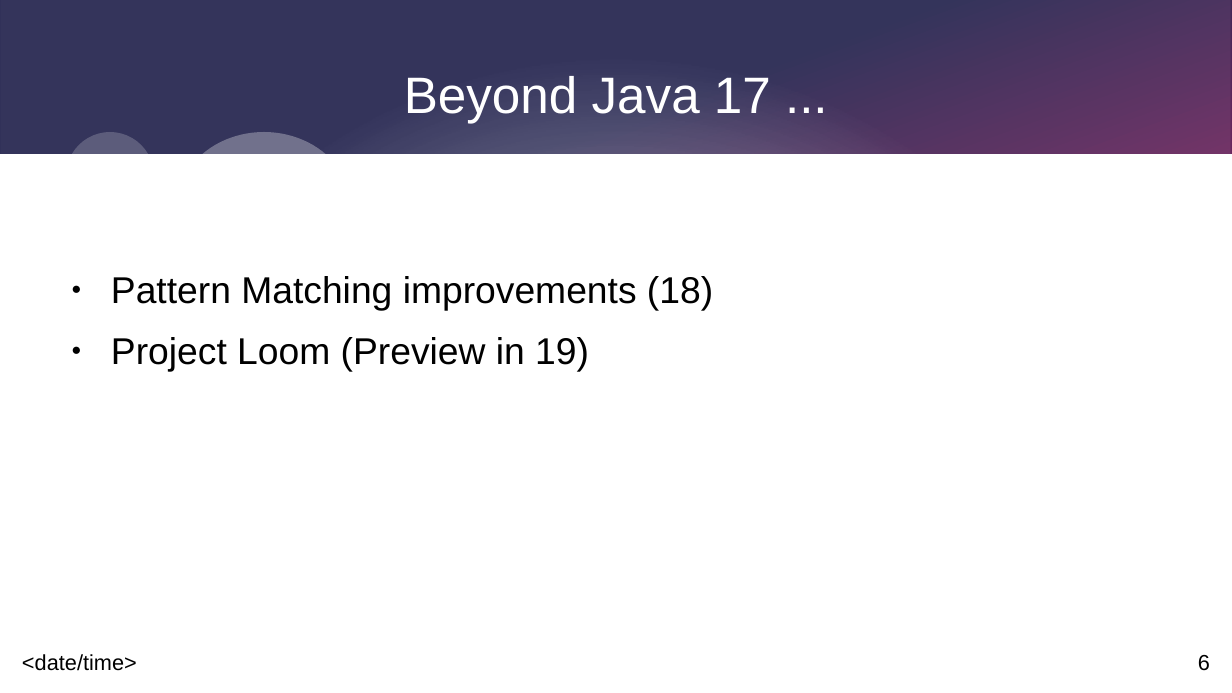
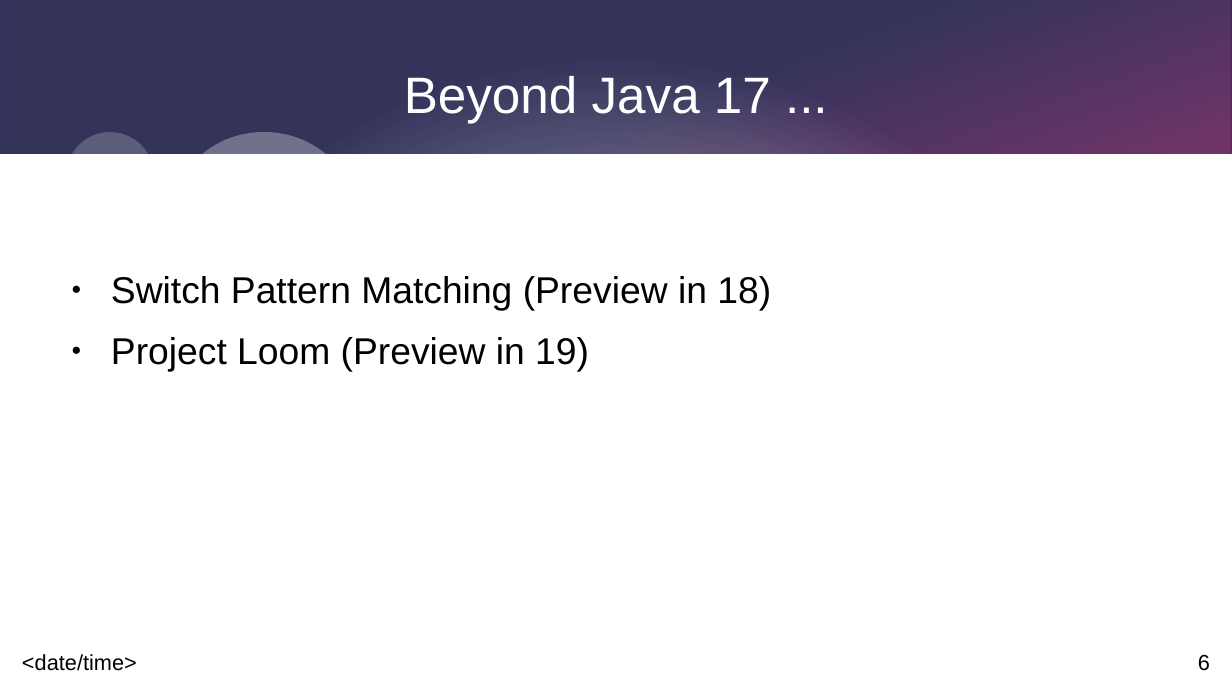
Before and after one commit to johnnyegel/Talk_JavaLatestAndGreatest, a slide deck: slide 6 of Presentation/JavaLatestAndGreatest.odp. Drawn at 1232x693 pixels with LibreOffice and Linux fonts; fonts in the diff are those of the drawing. Boxes give left, top, right and bottom in pixels: in the first picture for what was removed or moved away, otherwise in the second. Text is boxed around its words. In the diff, an @@ line names an element or a change of style, - is before the commit and + after.

```diff
--- a/Presentation/JavaLatestAndGreatest.odp
+++ b/Presentation/JavaLatestAndGreatest.odp
@@ text at (111,276,771,311): text changed @@
-● Pattern Matching improvements (18)
+● Switch Pattern Matching (Preview in 18)
```
Also in this commit, not shown: 2 other slides changed, 2 slides added, 3 other files.
